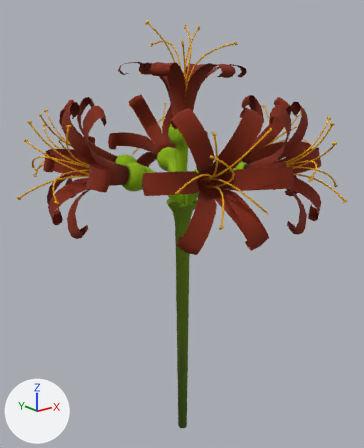
The FBX model assets/models/plants/SpiderliliFlower/Spidelilie.fbx, before and after one commit.
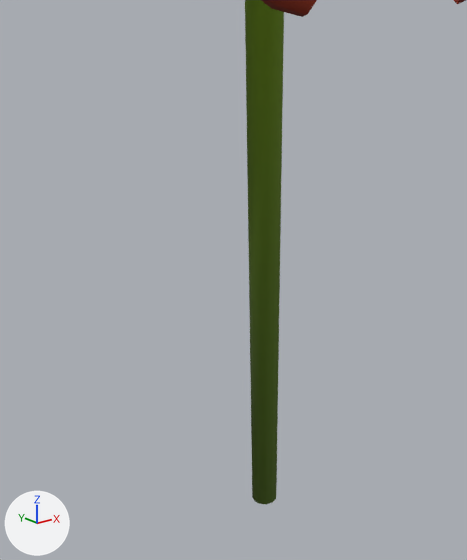
Each version appears first whole from a 50 mm lens placed at (-1.353, -1.683, 1.821), pointed at (0.004, 0.013, 1.143), and next in a close-up on the part from 24% to 70% of the width and 56% to 100% of the height. Lighting does not change. The marker at lower left points along +X, +Y and +Z. The older version's two pictures come first. Where no turn or scale is listed for an object, it has been applied to the vertices. Vertices at exactly the same position are counted once.

Objects in the first close-up: 'Flower', 'Stem'.
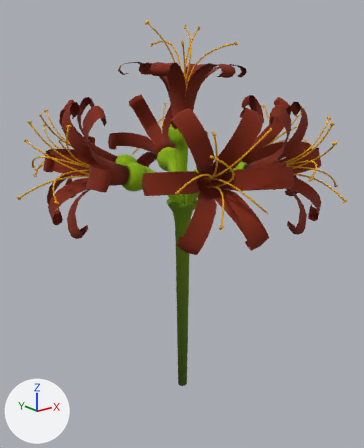
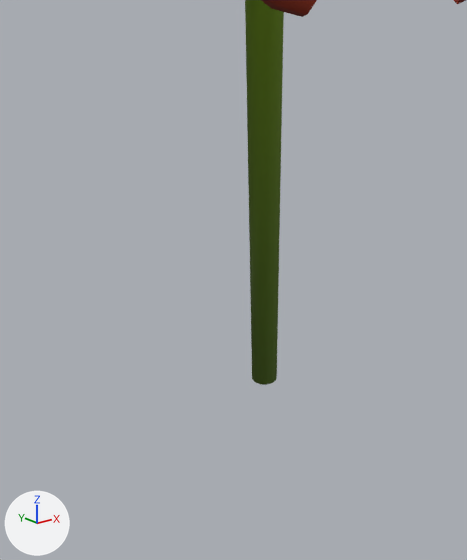
The newer file is also rescaled (x1.348), turned or shifted as a whole; pictures and numbers use the older file's frame.

Where the change shows, as pixel boxes [x1, y1, x2, y2] in the close-ups (467 x 560 px):
'Stem', reshaped
    before: [245, 0, 284, 504]
    after: [245, 0, 284, 385]

What the commit changed:
me_cylinder_024 is used by ob_stem; location (0.0, 0.0, 0.0).
me_cylinder_024 had 96 vertices, 86 faces and spanned x -0.074..0.071, y -0.072..0.074, z 0.068..1.255.
me_cylinder_024 now has 96 vertices, 86 faces and spans x -0.074..0.071, y -0.072..0.074, z 0.319..1.255.
me_cylinder_024 part 1: all 24 vertices in x -0.024..0.021, y -0.021..0.023, z 0.068 are moved by (0.0, 0.0, 0.251).
